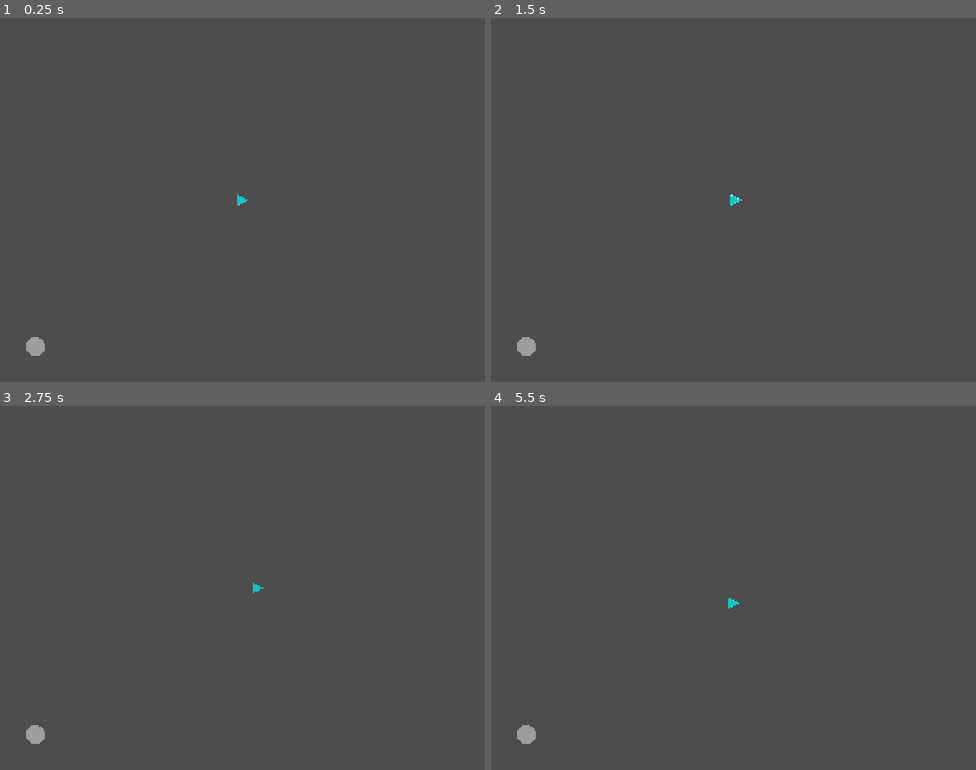
Above: before the commit, frames 1-4 (two rows, left to right).
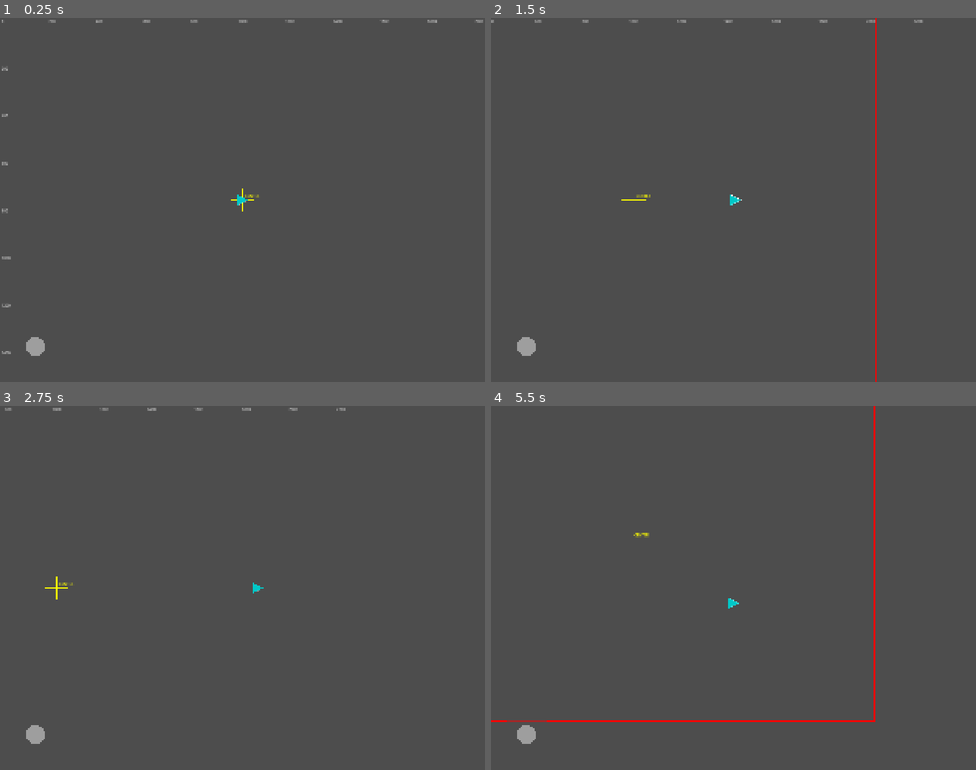
Above: after the commit, the same moments.

Repository: mattzollinhofer/space_scroller
Game: Godot game, scene res://scenes/main.tscn
The game is run twice, just before and just after one commit, with the same random seed, the same clock (stepped at 60 frames per second) and the same inputs.
Inputs (mouse positions are in pixels of both pictures, inside the frame that each line leads up to):
- Up to frame 1 (0.25 s): no input
- Up to frame 2 (1.5 s): tap Enter at 0.5 s; move the mouse to (840, 181) at 0.52 s; hold D (move_right) 0.53-1.25 s; click (840, 181) at 0.67 s; drag from (636, 218) to (709, 272) at 1.27 s
- Up to frame 3 (2.75 s): tap Space at 2 s; move the mouse to (291, 507) at 2.02 s; hold D (move_right) from 2.03 s (still down)
- Up to frame 4 (5.5 s): release D (move_right) at 2.75 s; drag from (709, 660) to (588, 533) at 2.77 s; tap Enter at 3.5 s; move the mouse to (879, 642) at 3.52 s; hold A (move_left) 3.53-4.25 s; drag from (588, 533) to (660, 497) at 4.27 s; tap Space at 5 s; move the mouse to (757, 588) at 5.02 s; hold S (move_down) from 5.03 s (still down); click (757, 588) at 5.17 s

The runs differ from the first frame. In frame 1, 0.3% of the frame differs, in the area x 0-100%, y 0-93%; in frame 2, 0.4%; in frame 3, 0.2%; in frame 4, 0.7%, in the area x 0-80%, y 0-87%.

Commit message:
Add debug grid and fix viewport bounds calculation
Debug grid shows world coordinates to help visualize player movement.
Fixed viewport bounds to use ProjectSettings directly, resolving
camera interference with boundary clamping.

Co-Authored-By: Claude <noreply@anthropic.com>

Diff:
--- a/scenes/main.tscn
+++ b/scenes/main.tscn
@@ -1,13 +1,17 @@
-[gd_scene load_steps=3 format=3 uid="uid://d0n8g3kv2kq7y"]
+[gd_scene load_steps=4 format=3 uid="uid://d0n8g3kv2kq7y"]
 
-[ext_resource type="PackedScene" uid="uid://dq8m4r2xk1pvy" path="res://scenes/player.tscn" id="1_player"]
-[ext_resource type="PackedScene" uid="uid://cjoystick_scene" path="res://scenes/ui/virtual_joystick.tscn" id="2_joystick"]
+[ext_resource type="Script" path="res://scripts/debug_grid.gd" id="1_debug"]
+[ext_resource type="PackedScene" uid="uid://dq8m4r2xk1pvy" path="res://scenes/player.tscn" id="2_player"]
+[ext_resource type="PackedScene" uid="uid://cjoystick_scene" path="res://scenes/ui/virtual_joystick.tscn" id="3_joystick"]
 
 [node name="Main" type="Node2D"]
 
-[node name="Player" parent="." instance=ExtResource("1_player")]
+[node name="DebugGrid" type="Node2D" parent="."]
+script = ExtResource("1_debug")
+
+[node name="Player" parent="." instance=ExtResource("2_player")]
 position = Vector2(1024, 768)
 
 [node name="UILayer" type="CanvasLayer" parent="."]
 
-[node name="VirtualJoystick" parent="UILayer" instance=ExtResource("2_joystick")]
+[node name="VirtualJoystick" parent="UILayer" instance=ExtResource("3_joystick")]
--- /dev/null
+++ b/scripts/debug_grid.gd
@@ -0,0 +1,33 @@
+extends Node2D
+## Debug grid to visualize world coordinates and movement
+
+@export var grid_size: int = 200
+@export var grid_color: Color = Color(0.3, 0.3, 0.3, 0.5)
+@export var label_color: Color = Color(1, 1, 1, 0.7)
+
+func _draw() -> void:
+	var viewport_size = Vector2(
+		ProjectSettings.get_setting("display/window/size/viewport_width"),
+		ProjectSettings.get_setting("display/window/size/viewport_height")
+	)
+
+	# Draw vertical lines
+	for x in range(0, int(viewport_size.x) + grid_size, grid_size):
+		draw_line(Vector2(x, 0), Vector2(x, viewport_size.y), grid_color, 2.0)
+		# Draw x coordinate label
+		draw_string(ThemeDB.fallback_font, Vector2(x + 5, 20), str(x), HORIZONTAL_ALIGNMENT_LEFT, -1, 16, label_color)
+
+	# Draw horizontal lines
+	for y in range(0, int(viewport_size.y) + grid_size, grid_size):
+		draw_line(Vector2(0, y), Vector2(viewport_size.x, y), grid_color, 2.0)
+		# Draw y coordinate label
+		draw_string(ThemeDB.fallback_font, Vector2(5, y + 20), str(y), HORIZONTAL_ALIGNMENT_LEFT, -1, 16, label_color)
+
+	# Draw border around viewport
+	draw_rect(Rect2(0, 0, viewport_size.x, viewport_size.y), Color.RED, false, 3.0)
+
+	# Draw center crosshair
+	var center = viewport_size / 2
+	draw_line(Vector2(center.x - 50, center.y), Vector2(center.x + 50, center.y), Color.YELLOW, 2.0)
+	draw_line(Vector2(center.x, center.y - 50), Vector2(center.x, center.y + 50), Color.YELLOW, 2.0)
+	draw_string(ThemeDB.fallback_font, center + Vector2(10, -10), "CENTER", HORIZONTAL_ALIGNMENT_LEFT, -1, 16, Color.YELLOW)
--- a/scripts/player.gd
+++ b/scripts/player.gd
@@ -56,8 +56,11 @@
 
 
 func _clamp_to_viewport() -> void:
-	# Use viewport size for fixed screen bounds (not affected by camera position)
-	var viewport_size = get_viewport_rect().size
+	# Get the actual viewport size (not affected by camera)
+	var viewport_size = Vector2(
+		ProjectSettings.get_setting("display/window/size/viewport_width"),
+		ProjectSettings.get_setting("display/window/size/viewport_height")
+	)
 	var min_pos = _half_size
 	var max_pos = viewport_size - _half_size
 
Not shown, added: scripts/debug_grid.gd.uid
